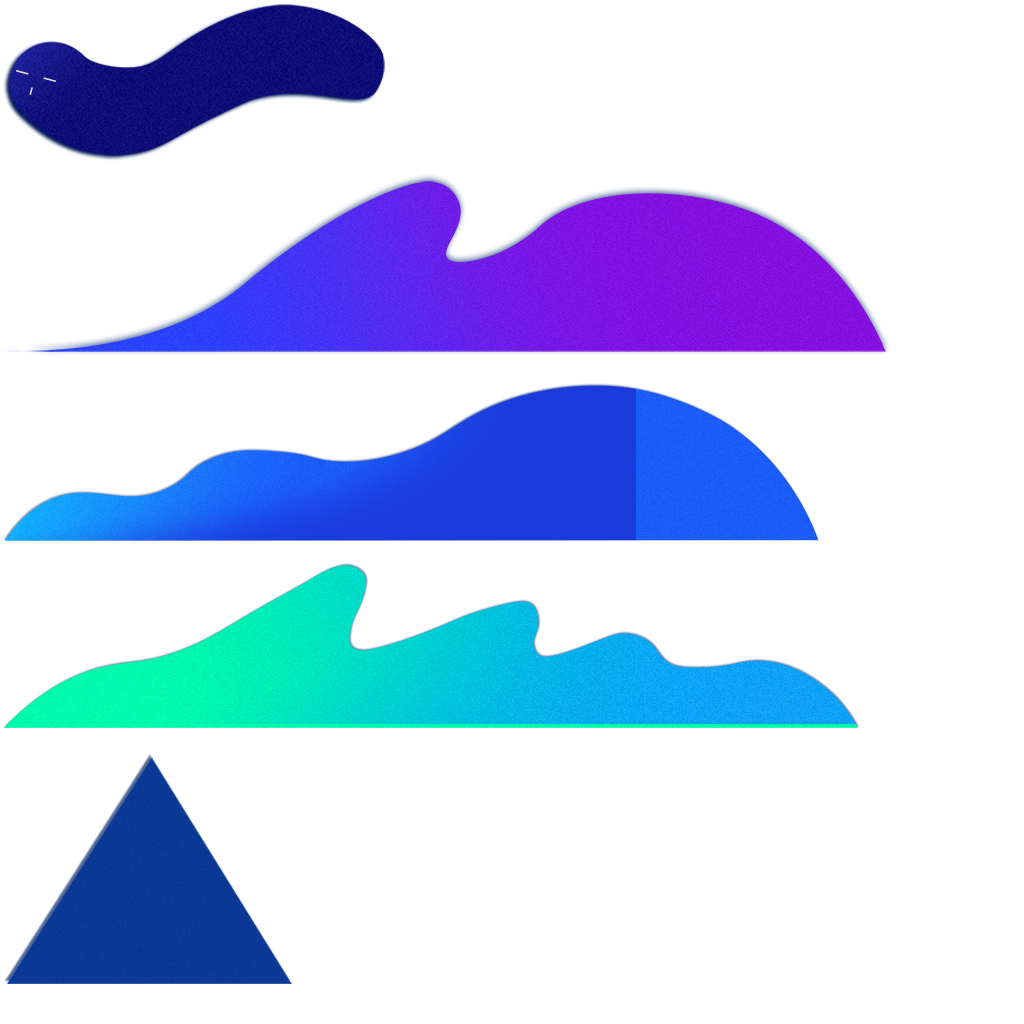
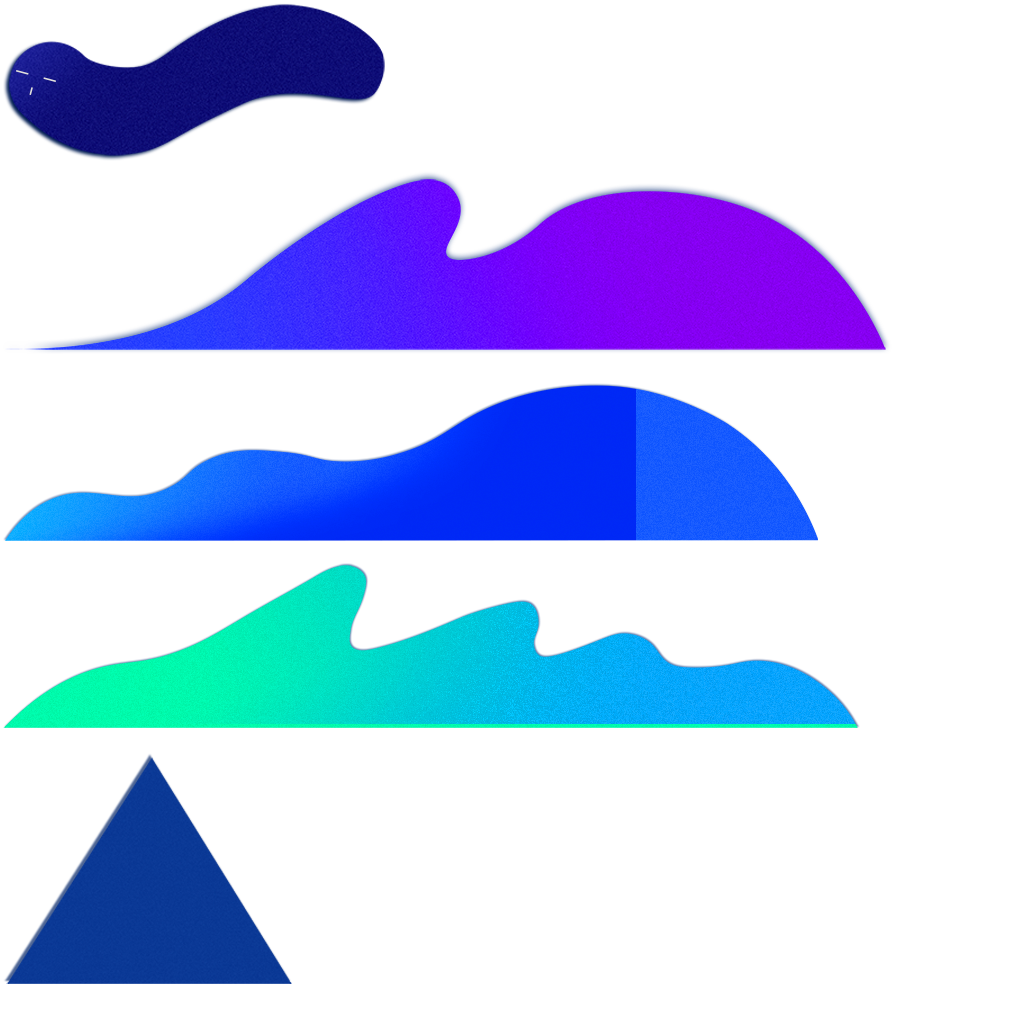
Before/after of a (1024, 1024) layered artwork. What changed in the layer stack:
added group "组 1" with 3 layers above "page1-item31" over [5, 179, 886, 726]
added layer "矢量智能对象 拷贝 9" in group "组 1" over [5, 179, 886, 350]
added layer "图层 39 拷贝" in group "组 1" over [5, 385, 818, 541]
added layer "图层 11 拷贝" in group "组 1" over [57, 565, 858, 726]
hid "page1-item57" over [57, 564, 858, 726]
hid "page1-item56" over [5, 385, 818, 541]
hid "page1-item54" over [5, 173, 889, 356]
